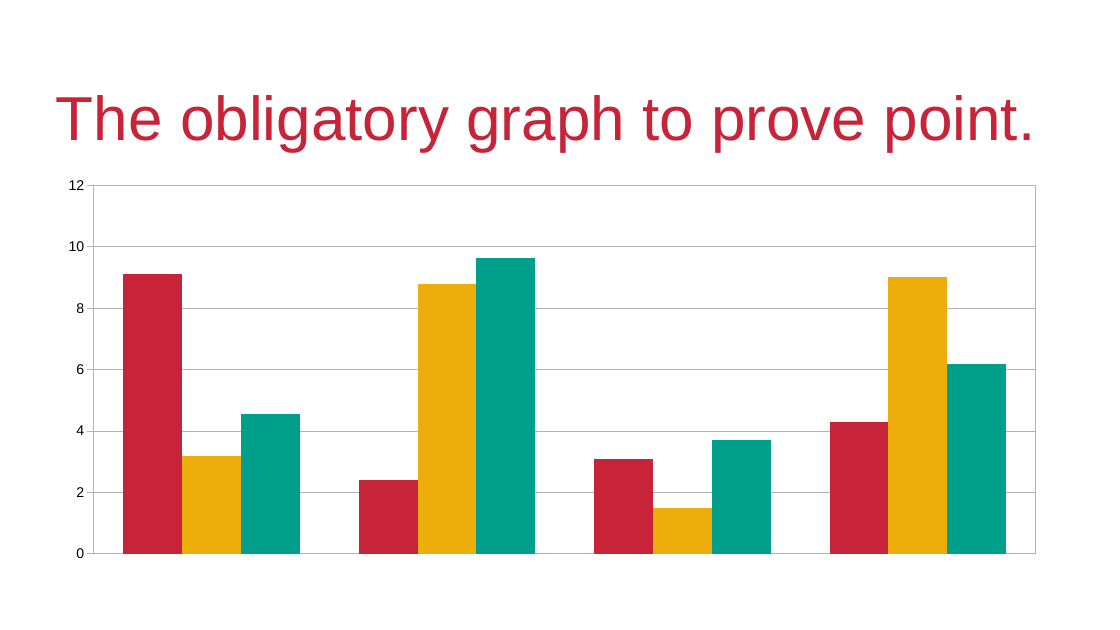
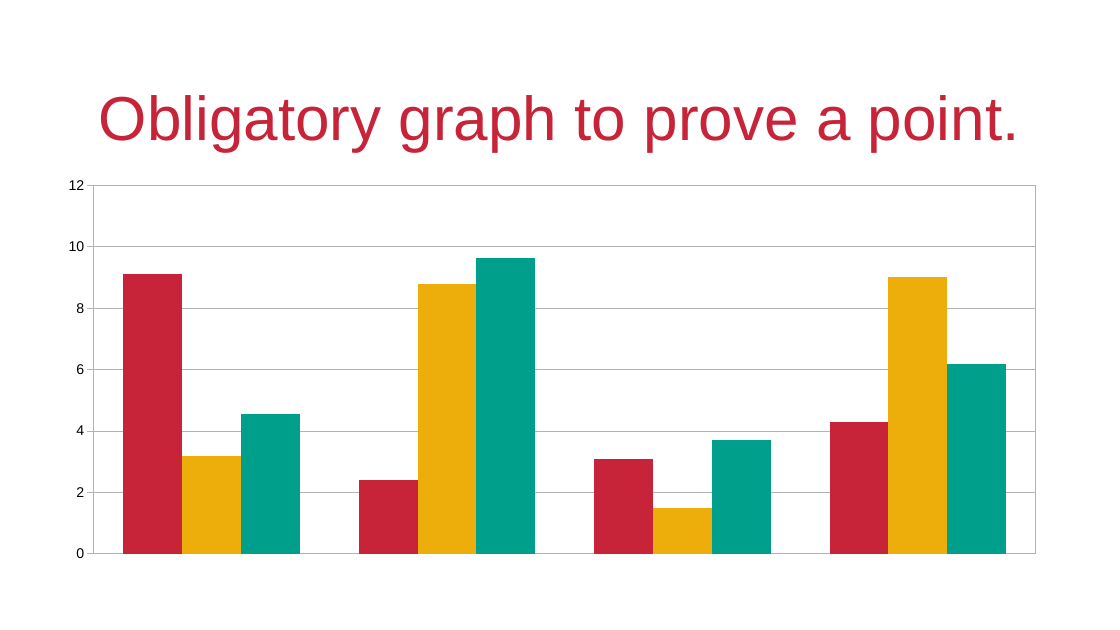
Before and after one commit to IanDarwin/pdfshow, a slide deck: slide 5 of samples/SampleShow.odp. Drawn at 1120x630 pixels with LibreOffice and Linux fonts; fonts in the diff are those of the drawing; background and template pictures are left out. Boxes give left, top, right and bottom in pixels: in the first picture for what was removed or moved away, otherwise in the second. Text is boxed around its words. In the diff, an @@ line names an element or a change of style, - is before the commit and + after.

```diff
--- a/samples/SampleShow.odp
+++ b/samples/SampleShow.odp
@@ title at bbox=[99, 95, 1020, 151]: text changed @@
-The obligatory graph to prove point.
+Obligatory graph to prove a point.
```
Also in this commit, not shown: 1 other slide changed, 1 other file.
